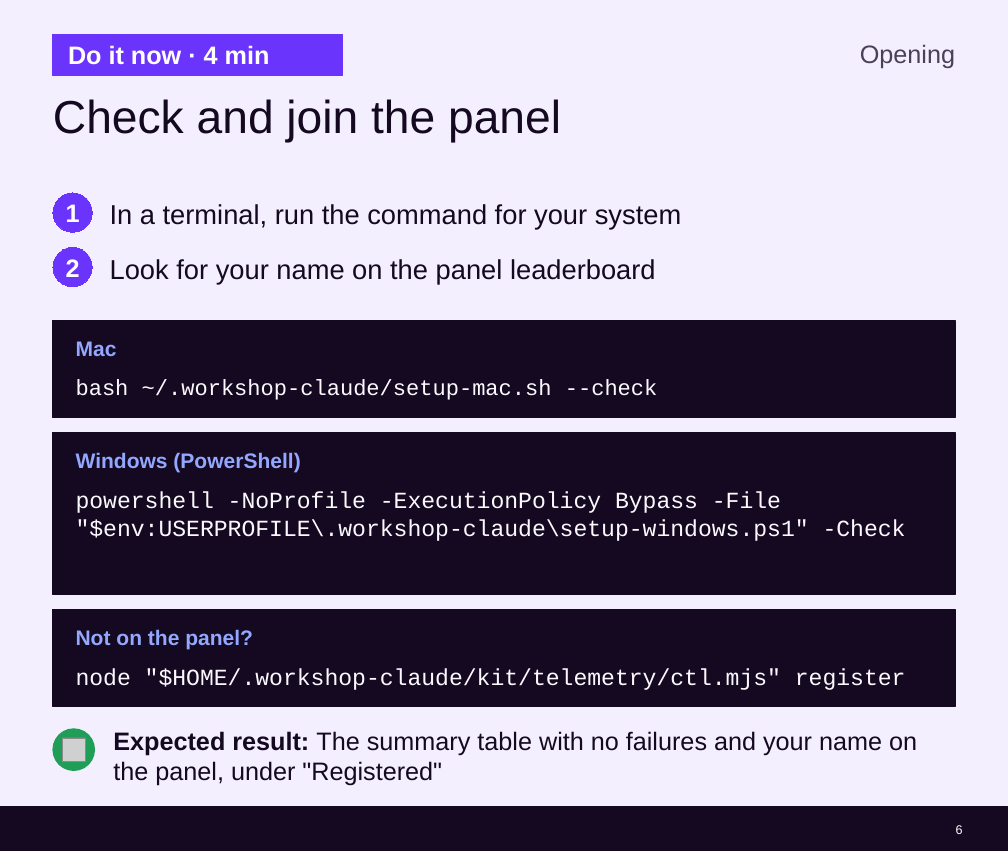
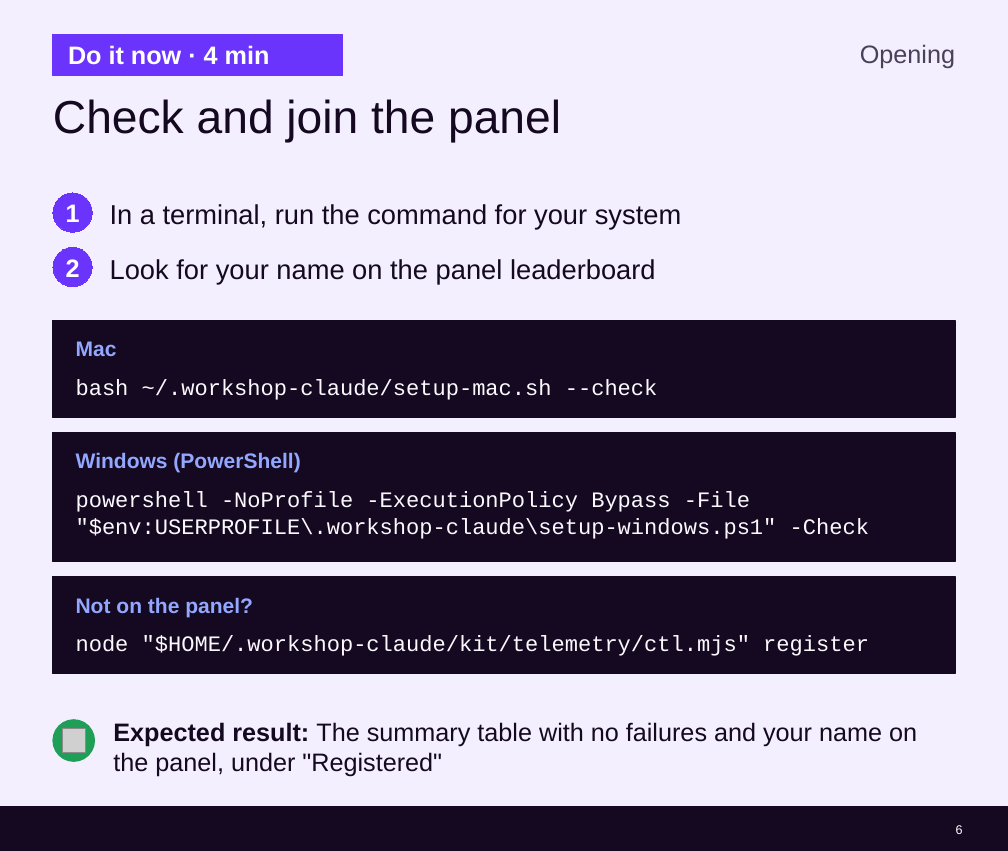
Before and after one commit to cx-guilherme-pinto/workshop-claude, a slide deck: slide 6 of slides/workshop-v2.en.pptx. Drawn at 1008x851 pixels with LibreOffice and Linux fonts; fonts in the diff are those of the drawing; grey boxes stand for pictures; background and template pictures are left out. Boxes give left, top, right and bottom in pixels: in the first picture for what was removed or moved away, otherwise in the second. Text is boxed around its words. In the diff, an @@ line names an element or a change of style, - is before the commit and + after.

```diff
--- a/slides/workshop-v2.en.pptx
+++ b/slides/workshop-v2.en.pptx
@@ rectangle: place and size @@
-rectangle at (53,433,955,594)
+rectangle at (53,433,955,562)
@@ text "powershell -NoProfile -ExecutionPolicy Bypass -File ..." at (76,491,869,539): size 22 to 21 pt @@
@@ rectangle: place and size @@
-rectangle at (53,609,955,706)
+rectangle at (53,577,955,674)
@@ text "Not on the panel?": place and size @@
-text "Not on the panel?" at (76,629,253,649)
+text "Not on the panel?" at (76,597,253,617)
@@ text "node "$HOME/.workshop-claude/kit/telemetry/ctl.mjs" register" at (76,636,869,656): size 22 to 21 pt @@
@@ text "node "$HOME/.workshop-claude/kit/telemetry/ctl.mjs" register": place and size @@
-text "node "$HOME/.workshop-claude/kit/telemetry/ctl.mjs" register" at (76,668,906,690)
+text "node "$HOME/.workshop-claude/kit/telemetry/ctl.mjs" register" at (76,636,869,656)
@@ text "Expected result: The summary table ...": place and size @@
-text "Expected result: The summary table ..." at (113,731,917,786)
+text "Expected result: The summary table ..." at (113,722,917,777)
@@ ellipse: place and size @@
-ellipse at (53,728,95,770)
+ellipse at (53,720,95,761)
@@ picture: place and size @@
-picture at (62,738,85,761)
+picture at (62,729,85,752)
```
Also in this commit, not shown: 12 other slides changed, 45 other files.
